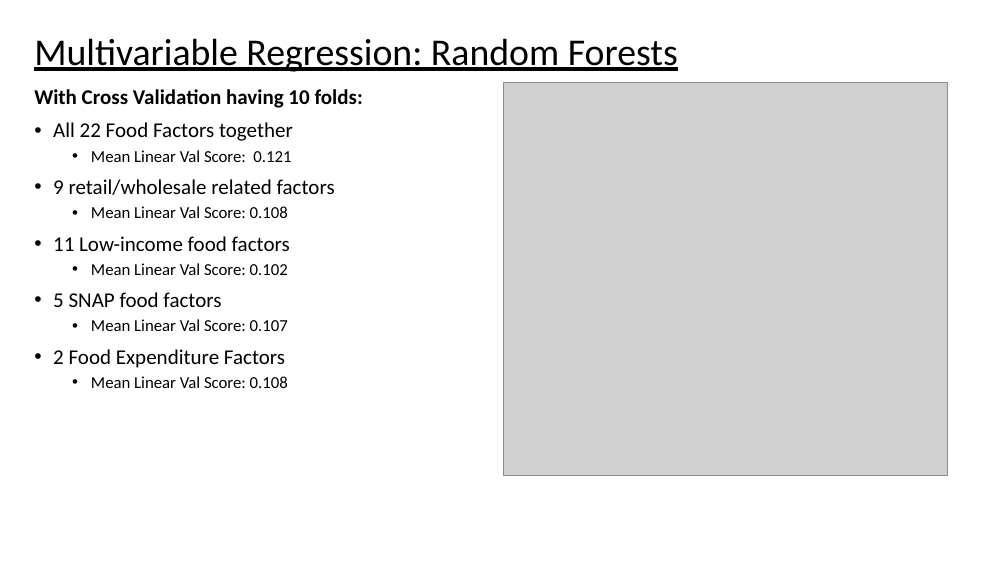
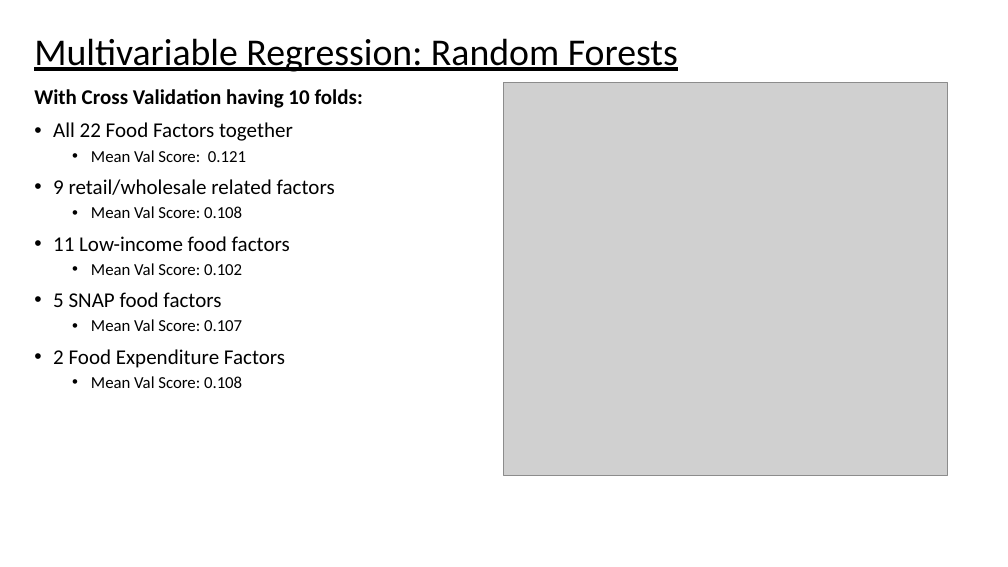
Before and after one commit to ahellman21/ASH, a slide deck: slide 13 of Presentation2.pptx. Drawn at 1008x567 pixels with LibreOffice and Linux fonts; fonts in the diff are those of the drawing; grey boxes stand for pictures. Boxes give left, top, right and bottom in pixels: in the first picture for what was removed or moved away, otherwise in the second. Text is boxed around its words. In the diff, an @@ line names an element or a change of style, - is before the commit and + after.

```diff
--- a/Presentation2.pptx
+++ b/Presentation2.pptx
@@ text at (91, 150, 246, 162): text changed @@
-  • Mean Linear Val Score: 0.121
+  • Mean Val Score: 0.121
@@ text at (91, 206, 242, 218): text changed @@
-  • Mean Linear Val Score: 0.108
+  • Mean Val Score: 0.108
@@ text at (91, 263, 242, 275): text changed @@
-  • Mean Linear Val Score: 0.102
+  • Mean Val Score: 0.102
@@ text at (91, 319, 242, 331): text changed @@
-  • Mean Linear Val Score: 0.107
+  • Mean Val Score: 0.107
@@ text at (91, 376, 242, 388): text changed @@
-  • Mean Linear Val Score: 0.108
+  • Mean Val Score: 0.108
```
Also in this commit, not shown: 3 other slides changed.
